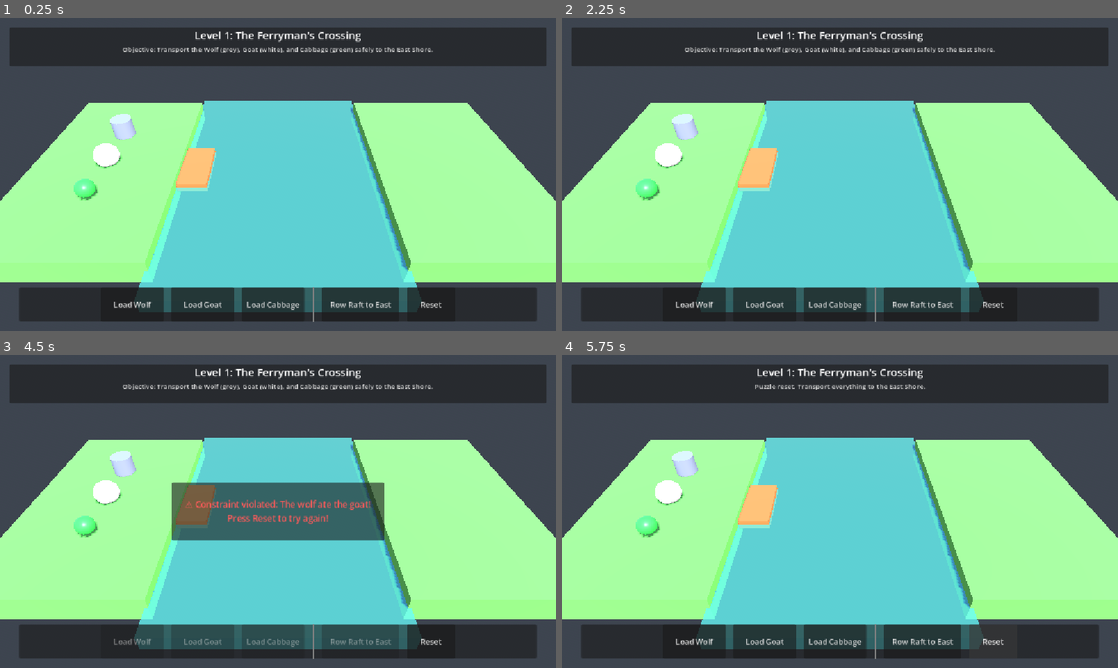
Above: before the commit, frames 1-4 (two rows, left to right).
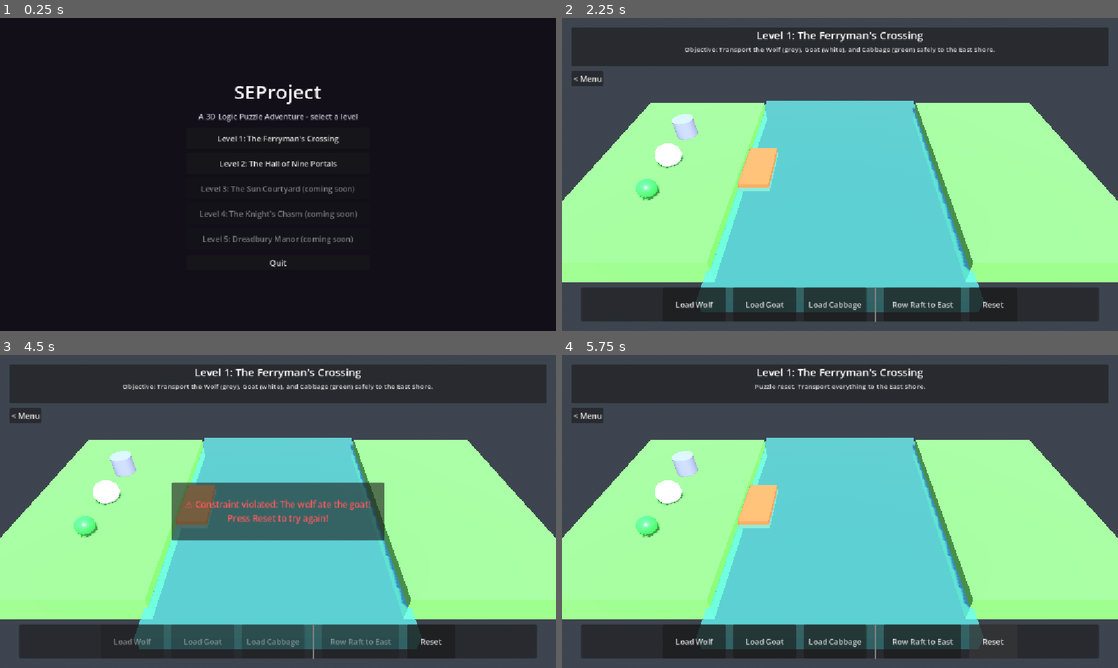
Above: after the commit, the same moments.

Repository: eytschjey/seproject
Game: Godot game, scene res://scenes/ui/MainMenu.tscn
The game is run twice, just before and just after one commit, with the same random seed, the same clock (stepped at 60 frames per second) and the same inputs. Before the commit the project starts from res://scenes/levels/Level01_Tutorial.tscn.
Inputs (mouse positions are in pixels of both pictures, inside the frame that each line leads up to):
- Up to frame 1 (0.25 s): no input
- Up to frame 2 (2.25 s): click (840, 161) at 0.5 s, where only the run after the commit has a clickable "Level 2: The Hall of Nine Por…"; click (589, 77) at 1.25 s, where only the run after the commit has a clickable "< Menu"; click (840, 136) at 2 s, where only the run after the commit has a clickable "Level 1: The Ferryman's Cross…"
- Up to frame 3 (4.5 s): click (27, 414) at 2.75 s, where only the run after the commit has a clickable "< Menu"; click (278, 473) at 3.5 s, where only the run after the commit has a clickable "Level 1: The Ferryman's Cross…"; click "Row Raft to East" at 4.25 s
- Up to frame 4 (5.75 s): click "Reset" at 5 s

The runs differ from the first frame. In frame 1, 97% of the frame differs, in the area x 0-100%, y 0-100%; in frame 2, 0.3%; in frame 3, 0.3%; in frame 4, 0.3%.

Commit message:
Add main menu with level select and back-to-menu button

Diff:
--- a/project.godot
+++ b/project.godot
@@ -11,7 +11,7 @@
 [application]
 
 config/name="seproject"
-run/main_scene="res://scenes/levels/Level01_Tutorial.tscn"
+run/main_scene="res://scenes/ui/MainMenu.tscn"
 config/features=PackedStringArray("4.7", "Forward Plus")
 config/icon="res://icon.svg"
 
--- /dev/null
+++ b/scenes/ui/MainMenu.tscn
@@ -0,0 +1,55 @@
+[gd_scene load_steps=2 format=3]
+
+[ext_resource type="Script" path="res://scripts/ui/MainMenuController.gd" id="1_menu"]
+
+[node name="MainMenu" type="Control"]
+layout_mode = 3
+anchors_preset = 15
+anchor_right = 1.0
+anchor_bottom = 1.0
+grow_horizontal = 2
+grow_vertical = 2
+script = ExtResource("1_menu")
+
+[node name="Background" type="ColorRect" parent="."]
+layout_mode = 1
+anchors_preset = 15
+anchor_right = 1.0
+anchor_bottom = 1.0
+grow_horizontal = 2
+grow_vertical = 2
+color = Color(0.07, 0.06, 0.1, 1)
+
+[node name="Center" type="CenterContainer" parent="."]
+layout_mode = 1
+anchors_preset = 15
+anchor_right = 1.0
+anchor_bottom = 1.0
+grow_horizontal = 2
+grow_vertical = 2
+
+[node name="VBox" type="VBoxContainer" parent="Center"]
+layout_mode = 2
+theme_override_constants/separation = 12
+
+[node name="Title" type="Label" parent="Center/VBox"]
+layout_mode = 2
+theme_override_font_sizes/font_size = 40
+text = "SEProject"
+horizontal_alignment = 1
+
+[node name="Subtitle" type="Label" parent="Center/VBox"]
+layout_mode = 2
+theme_override_colors/font_color = Color(0.75, 0.75, 0.8, 1)
+text = "A 3D Logic Puzzle Adventure - select a level"
+horizontal_alignment = 1
+
+[node name="LevelList" type="VBoxContainer" parent="Center/VBox"]
+unique_name_in_owner = true
+layout_mode = 2
+theme_override_constants/separation = 8
+
+[node name="BtnQuit" type="Button" parent="Center/VBox"]
+unique_name_in_owner = true
+layout_mode = 2
+text = "Quit"
--- /dev/null
+++ b/scripts/core/BackToMenuButton.gd
@@ -0,0 +1,17 @@
+class_name BackToMenuButton
+extends Button
+
+## Small HUD button that returns to the main menu. Attach to a level's UI root with attach().
+
+const MENU_SCENE: String = "res://scenes/ui/MainMenu.tscn"
+
+static func attach(parent: Control) -> Button:
+	var b := BackToMenuButton.new()
+	b.text = "< Menu"
+	b.position = Vector2(20, 110)
+	b.pressed.connect(b._go_to_menu)
+	parent.add_child(b)
+	return b
+
+func _go_to_menu() -> void:
+	get_tree().change_scene_to_file(MENU_SCENE)
--- a/scripts/levels/Level01Controller.gd
+++ b/scripts/levels/Level01Controller.gd
@@ -54,6 +54,7 @@
 	btn_cross.pressed.connect(_on_cross_pressed)
 	btn_reset.pressed.connect(_on_reset_pressed)
 
+	BackToMenuButton.attach($UI/RootControl)
 	_update_ui()
 	_update_item_positions_instant()
 
--- a/scripts/levels/Level02Controller.gd
+++ b/scripts/levels/Level02Controller.gd
@@ -38,6 +38,7 @@
 		door_buttons.append(b)
 	btn_open.pressed.connect(_on_open_pressed)
 	btn_reset.pressed.connect(_on_reset_pressed)
+	BackToMenuButton.attach($UI/RootControl)
 	_update_ui()
 
 func _door(n: int) -> Node3D:
--- /dev/null
+++ b/scripts/ui/MainMenuController.gd
@@ -0,0 +1,35 @@
+extends Control
+
+## Main menu: lists the levels and loads the selected one.
+
+## Add new levels here. An empty scene path shows the level as "coming soon".
+const LEVELS: Array[Dictionary] = [
+	{"title": "Level 1: The Ferryman's Crossing", "scene": "res://scenes/levels/Level01_Tutorial.tscn"},
+	{"title": "Level 2: The Hall of Nine Portals", "scene": "res://scenes/levels/Level02_NinePortals.tscn"},
+	{"title": "Level 3: The Sun Courtyard", "scene": ""},
+	{"title": "Level 4: The Knight's Chasm", "scene": ""},
+	{"title": "Level 5: Dreadbury Manor", "scene": ""},
+]
+
+@onready var level_list: VBoxContainer = %LevelList
+@onready var btn_quit: Button = %BtnQuit
+
+var level_buttons: Array[Button] = []
+
+func _ready() -> void:
+	for level in LEVELS:
+		var b := Button.new()
+		b.custom_minimum_size = Vector2(380, 44)
+		var path: String = level["scene"]
+		if path == "":
+			b.text = "%s (coming soon)" % level["title"]
+			b.disabled = true
+		else:
+			b.text = level["title"]
+			b.pressed.connect(_start_level.bind(path))
+		level_list.add_child(b)
+		level_buttons.append(b)
+	btn_quit.pressed.connect(func(): get_tree().quit())
+
+func _start_level(path: String) -> void:
+	get_tree().change_scene_to_file(path)
--- /dev/null
+++ b/tests/TestMainMenu.gd
@@ -0,0 +1,30 @@
+extends SceneTree
+
+# Menu lists all levels, playable ones are enabled, and pressing one loads its scene.
+func _init() -> void:
+	var m = load("res://scenes/ui/MainMenu.tscn").instantiate()
+	root.add_child(m)
+	current_scene = m
+	await process_frame
+	var ok := true
+	ok = ok and m.level_buttons.size() == m.LEVELS.size()
+	ok = ok and not m.level_buttons[0].disabled and not m.level_buttons[1].disabled
+	ok = ok and m.level_buttons[2].disabled
+	print("buttons ok: ", ok)
+	m.level_buttons[1].pressed.emit()
+	await create_timer(0.5).timeout
+	var name_now: String = current_scene.name if current_scene else ""
+	print("current scene: ", name_now)
+	ok = ok and name_now == "Level02_NinePortals"
+	# Back button returns to the menu
+	var back: Button = null
+	for c in current_scene.get_node("UI/RootControl").get_children():
+		if c is BackToMenuButton:
+			back = c
+	ok = ok and back != null
+	if back:
+		back.pressed.emit()
+		await create_timer(0.5).timeout
+		ok = ok and current_scene.name == "MainMenu"
+	print("PASS" if ok else "FAIL")
+	quit(0 if ok else 1)
Not shown, added: scripts/core/BackToMenuButton.gd.uid
Not shown, added: scripts/ui/MainMenuController.gd.uid
Not shown, added: tests/TestMainMenu.gd.uid
Not shown, changed: HANDOVER.md
